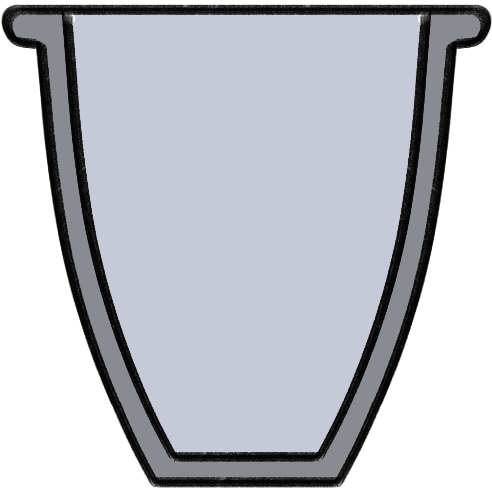
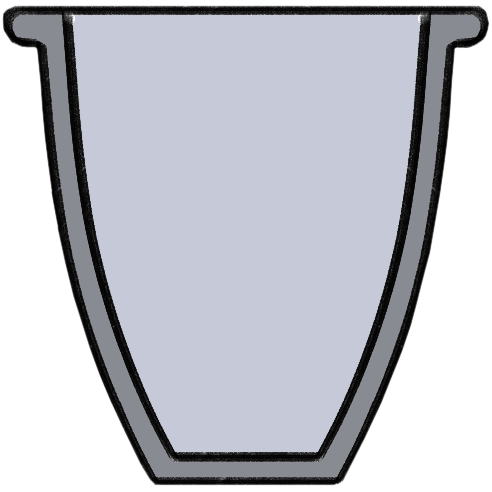
Layers edited between the first and the second 492px x 492px image:
painted on "Слой 7 копия 3" over 1, 4, 492, 488
removed layer "Слой 7 копия 2" over 1, 4, 492, 488
